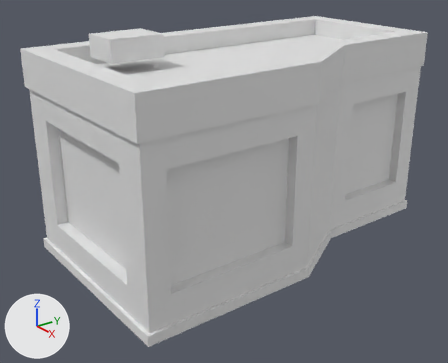
Renders of the Blender file low poly city/edificio_2.blend from each side of a commit.
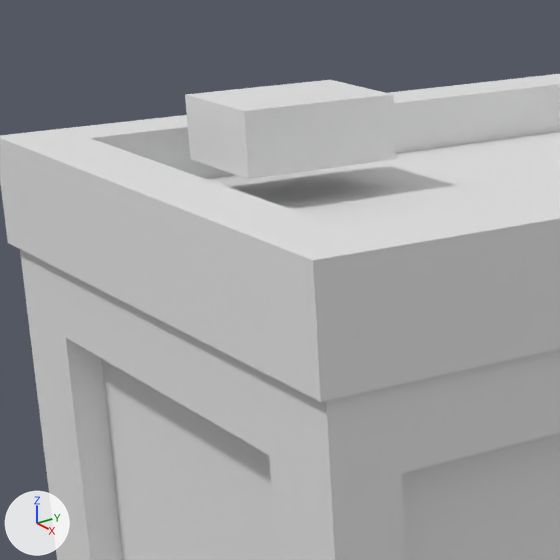
Each version appears first whole from a 50 mm lens placed at (4.54, -3.79, 1.99), pointed at (-0.03, -0.32, -0.34), and next in a close-up on the part from 5% to 50% of the width and 0% to 55% of the height. Lighting does not change. The marker at lower left points along +X, +Y and +Z.

The scene before the commit, as lines of its bpy script (objects in view):
```python
me_cube = bpy.data.meshes.new('Cube')
me_cube.from_pydata(...)  # 116 vertices, 114 faces; spans x -1.02..1.03, y -1.85..1.85, z -1.0..1.0
me_cube.materials.append(mat_material)  # white #e7e7e7
me_cube_001 = bpy.data.meshes.new('Cube.001')
me_cube_001.from_pydata(...)  # a box spanning x -1.0..1.0, y -1.0..1.0, z -1.0..1.0
ob_cube = bpy.data.objects.new('Cube', me_cube)
ob_cube.location = (0.0, 0.0, 0.0)
ob_cube_001 = bpy.data.objects.new('Cube.001', me_cube_001)
ob_cube_001.location = (-0.443, -1.096, 1.029)
ob_cube_001.scale = (0.199, 0.265, 0.103)
```
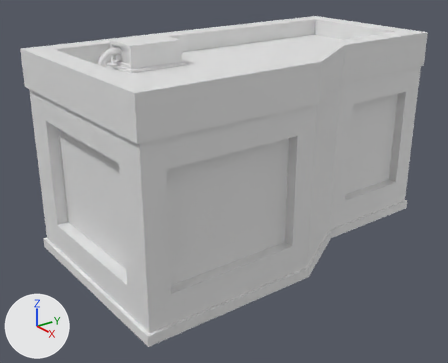
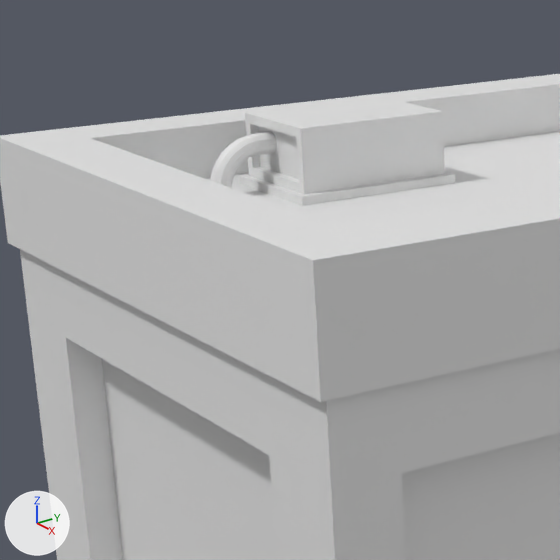
Location of each change, [x1, y1, x2, y2] in pixels of the close-ups (560 x 560 px):
'Cube.001', reshaped, moved, rescaled (10% taller): before [185, 80, 396, 179]; after [239, 97, 455, 206]
'Torus', added: after [210, 132, 277, 188]

The edits, one by one:
me_cube_001 is used by ob_cube_001; location (-0.443, -1.096, 1.029); scale (0.199, 0.265, 0.103).
me_cube_001 had 8 vertices, 6 faces and spanned x -1.0..1.0, y -1.0..1.0, z -1.0..1.0.
me_cube_001 now has 28 vertices, 26 faces and spans x -0.65..-0.23, y -1.19..-0.61, z 0.79..1.03.
me_cube_001 part 1: the whole mesh is rebuilt.
Mesh me_torus is new.
It has 204 vertices, 192 faces and spans x -0.75..0.6, y -1.37..0.79, z -0.31..0.31.
Object 'Cube.001' (ob_cube_001) is rescaled from (0.199, 0.265, 0.103) to (1.0, 1.0, 1.0).
Object 'Cube.001' (ob_cube_001) moves from (-0.443, -1.096, 1.029) to (0.0, 0.0, 0.029).
Object 'Torus' (ob_torus) is new; it shows me_torus.
Its location is (-0.503, -1.264, 0.927).
Its rotation in degrees is (-180, -90, 0).
Its scale is (0.139, 0.139, 0.139).
